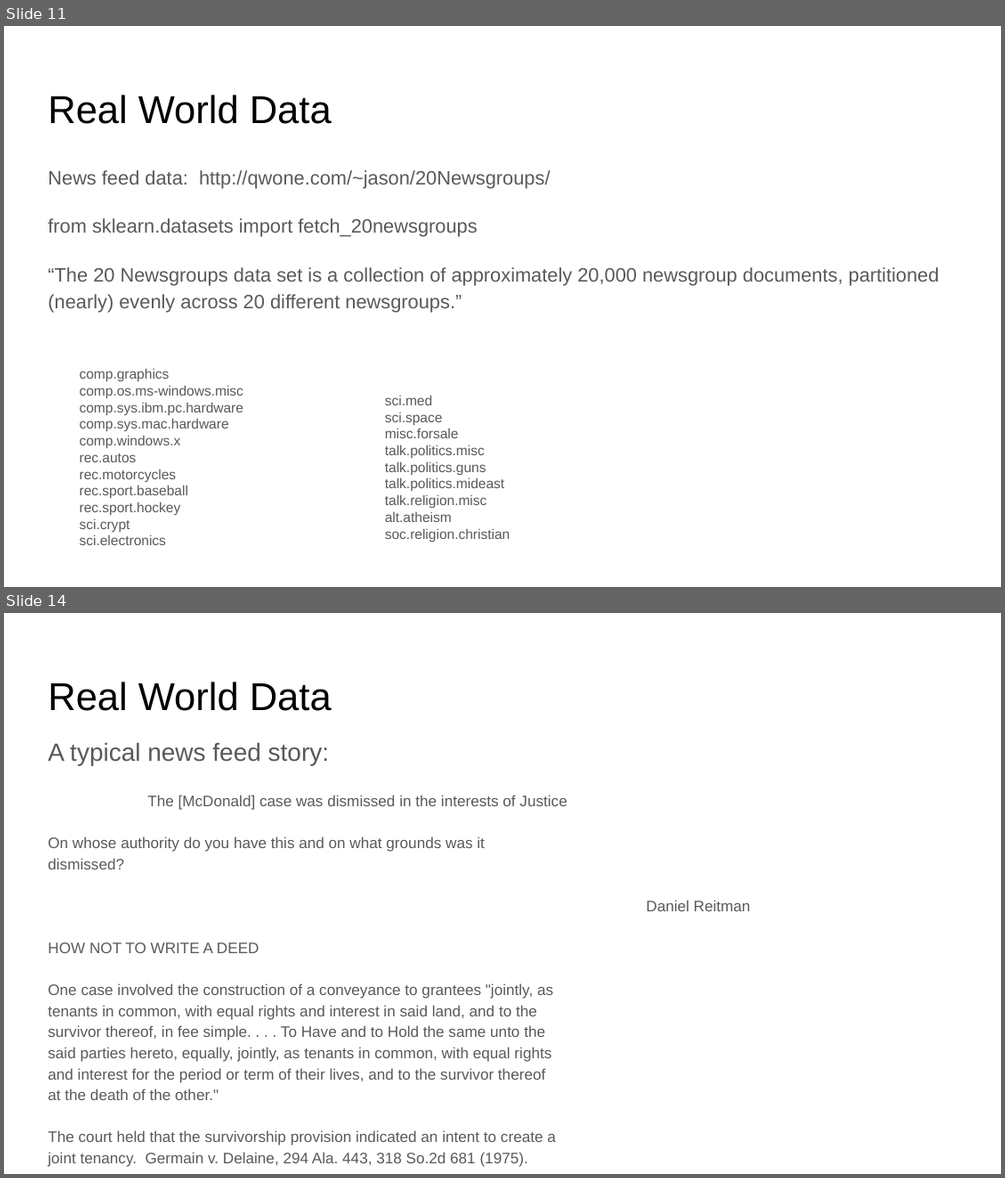
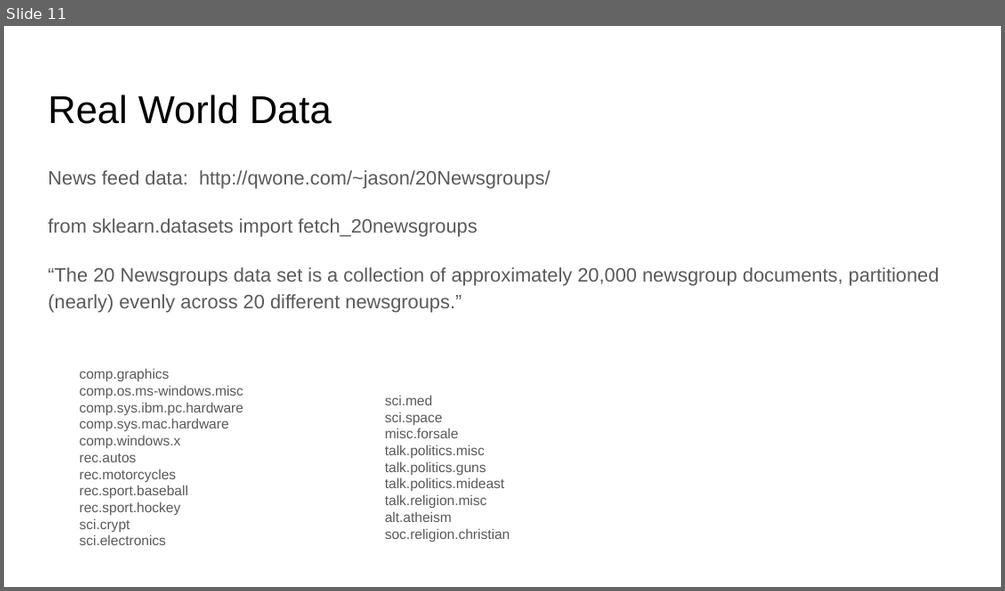
Before and after one commit to lutzhamel/CSC310, a slide deck: 18-NLP.pptx. Shown one above the other, each under a label of ours: slides 11 and 14 before the commit, slide 11 after it; the slides between them are not shown. The pictures are 1005x1178 and 1005x591 pixels, drawn with LibreOffice and Linux fonts; fonts in the diff are those of the drawing. Boxes give left, top, right and bottom in pixels: in the first picture for what was removed or moved away, otherwise in the second. Text is boxed around its words. In the diff, an @@ line names an element or a change of style, - is before the commit and + after.

```diff
--- a/18-NLP.pptx
+++ b/18-NLP.pptx
@@ slide 14 removed at (4,613,1001,1174), background #FFFFFF @@
@@ title removed at (48,682,332,711) @@
-Real World Data
@@ text removed at (48,742,751,1167) @@
-A typical news feed story:
-The [McDonald] case was dismissed in the interests of Justice
-On whose authority do you have this and on what grounds was it
-dismissed?
-Daniel Reitman
-HOW NOT TO WRITE A DEED
-One case involved the construction of a conveyance to grantees "jointly, as
-tenants in common, with equal rights and interest in said land, and to the
-survivor thereof, in fee simple. . . . To Have and to Hold the same unto the
-said parties hereto, equally, jointly, as tenants in common, with equal rights
-and interest for the period or term of their lives, and to the survivor thereof
-at the death of the other."
-The court held that the survivorship provision indicated an intent to create a
-joint tenancy. Germain v. Delaine, 294 Ala. 443, 318 So.2d 681 (1975).
```
Also in this commit, not shown: 2 slides changed, 6 other files.
